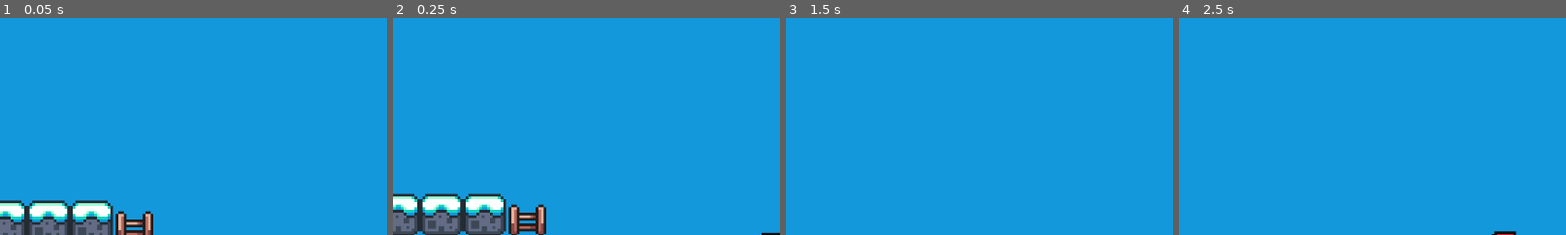
Above: before the commit, frames 1-4 (left to right).
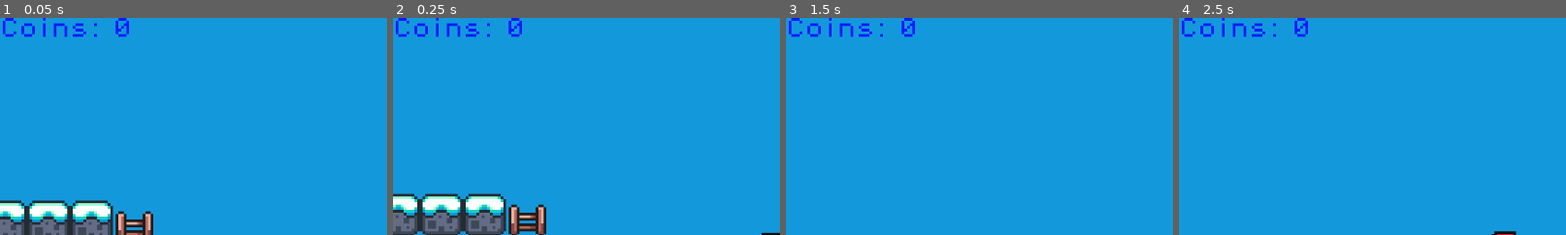
Above: after the commit, the same moments.

Repository: Ezennn/platformerMYR
Game: Godot game, scene res://scenes/level 1.tscn
Two runs of this game, one before a commit and one after it. Both use one fixed random seed, a clock stepped at 60 frames per second and the inputs below.
Inputs:
- Up to frame 1 (0.05 s): no input
- Up to frame 2 (0.25 s): no input
- Up to frame 3 (1.5 s): tap Enter at 0.5 s; hold Right (move_right) from 0.53 s (still down); tap C (dash) at 0.6 s; tap Space (jump) at 0.77, 0.8, 1.07, 1.35 s
- Up to frame 4 (2.5 s): tap Space (jump) at 1.52, 1.82, 2.3 s; tap C (dash) at 1.55, 2.1 s; release Right (move_right) at 2.03 s; hold Left (move_left) from 2.03 s (still down)
The pictures show only the part of the screen within x 0-50%, y 0-50%; the shares and areas given below are measured in that part.

The runs differ from the first frame. In frame 1, 0.8% of the frame differs, in the area x 0-34%, y 0-9%; in frame 2, 0.8%; in frame 3, 0.8%; in frame 4, 0.8%.

Commit message:
user-front-of-death-rect,-fix-improper-slime-hitbox-deletion-
make user appear in front of death rectangle
fixed some errors in ide due to improper deletion of slime hitboxes during runtime, replaced with disconnecting signals at runtime

Diff:
--- a/scenes/green_slime.tscn
+++ b/scenes/green_slime.tscn
@@ -93,10 +93,10 @@
 }]
 
 [sub_resource type="RectangleShape2D" id="RectangleShape2D_mp6ra"]
-size = Vector2(10, 9)
+size = Vector2(12, 9)
 
 [sub_resource type="RectangleShape2D" id="RectangleShape2D_0pvn7"]
-size = Vector2(8, 4.5)
+size = Vector2(8, 1)
 
 [sub_resource type="RectangleShape2D" id="RectangleShape2D_4q1e0"]
 size = Vector2(6, 10)
@@ -134,7 +134,7 @@
 collision_mask = 2
 
 [node name="Hitbox" type="CollisionShape2D" parent="HeadHitbox"]
-position = Vector2(0, -0.25)
+position = Vector2(0, -0.5)
 shape = SubResource("RectangleShape2D_0pvn7")
 
 [node name="PlayerDontSinkDeep" type="CollisionShape2D" parent="."]
--- a/scenes/killzone.tscn
+++ b/scenes/killzone.tscn
@@ -12,4 +12,5 @@
 ignore_time_scale = true
 
 [connection signal="body_entered" from="." to="." method="_on_body_entered"]
+[connection signal="player_death" from="." to="." method="_on_player_death"]
 [connection signal="timeout" from="Timer" to="." method="_on_timer_timeout"]
--- a/scenes/label_manager.tscn
+++ b/scenes/label_manager.tscn
@@ -1,12 +1,306 @@
-[gd_scene load_steps=3 format=3 uid="uid://uv5cdmohgonf"]
+[gd_scene load_steps=42 format=3 uid="uid://uv5cdmohgonf"]
 
 [ext_resource type="Script" uid="uid://bse1jlaj2rxju" path="res://scripts/label_manager.gd" id="1_itnma"]
 [ext_resource type="FontFile" uid="uid://cbt5xvtsjjscv" path="res://assets/fonts/PixelOperator8.ttf" id="2_6nuav"]
+[ext_resource type="Texture2D" uid="uid://g20jxsui8jgl" path="res://assets/sprites/knight.png" id="3_6nuav"]
+
+[sub_resource type="AtlasTexture" id="AtlasTexture_4r5pv"]
+atlas = ExtResource("3_6nuav")
+region = Rect2(0, 160, 32, 32)
+
+[sub_resource type="AtlasTexture" id="AtlasTexture_60mlk"]
+atlas = ExtResource("3_6nuav")
+region = Rect2(32, 160, 32, 32)
+
+[sub_resource type="AtlasTexture" id="AtlasTexture_i4ail"]
+atlas = ExtResource("3_6nuav")
+region = Rect2(64, 160, 32, 32)
+
+[sub_resource type="AtlasTexture" id="AtlasTexture_a38lo"]
+atlas = ExtResource("3_6nuav")
+region = Rect2(96, 160, 32, 32)
+
+[sub_resource type="AtlasTexture" id="AtlasTexture_4ni07"]
+atlas = ExtResource("3_6nuav")
+region = Rect2(128, 160, 32, 32)
+
+[sub_resource type="AtlasTexture" id="AtlasTexture_l71n6"]
+atlas = ExtResource("3_6nuav")
+region = Rect2(160, 160, 32, 32)
+
+[sub_resource type="AtlasTexture" id="AtlasTexture_ke2ow"]
+atlas = ExtResource("3_6nuav")
+region = Rect2(192, 160, 32, 32)
+
+[sub_resource type="AtlasTexture" id="AtlasTexture_ujl30"]
+atlas = ExtResource("3_6nuav")
+region = Rect2(224, 160, 32, 32)
+
+[sub_resource type="AtlasTexture" id="AtlasTexture_31cv2"]
+atlas = ExtResource("3_6nuav")
+region = Rect2(0, 224, 32, 32)
+
+[sub_resource type="AtlasTexture" id="AtlasTexture_pf23h"]
+atlas = ExtResource("3_6nuav")
+region = Rect2(32, 224, 32, 32)
+
+[sub_resource type="AtlasTexture" id="AtlasTexture_dt7fs"]
+atlas = ExtResource("3_6nuav")
+region = Rect2(64, 224, 32, 32)
+
+[sub_resource type="AtlasTexture" id="AtlasTexture_wqfne"]
+atlas = ExtResource("3_6nuav")
+region = Rect2(96, 224, 32, 32)
+
+[sub_resource type="AtlasTexture" id="AtlasTexture_wnwbv"]
+atlas = ExtResource("3_6nuav")
+region = Rect2(0, 192, 32, 32)
+
+[sub_resource type="AtlasTexture" id="AtlasTexture_gl8cc"]
+atlas = ExtResource("3_6nuav")
+region = Rect2(32, 192, 32, 32)
+
+[sub_resource type="AtlasTexture" id="AtlasTexture_487ah"]
+atlas = ExtResource("3_6nuav")
+region = Rect2(64, 192, 32, 32)
+
+[sub_resource type="AtlasTexture" id="AtlasTexture_md1ol"]
+atlas = ExtResource("3_6nuav")
+region = Rect2(96, 192, 32, 32)
+
+[sub_resource type="AtlasTexture" id="AtlasTexture_onrkg"]
+atlas = ExtResource("3_6nuav")
+region = Rect2(0, 0, 32, 32)
+
+[sub_resource type="AtlasTexture" id="AtlasTexture_i3pqv"]
+atlas = ExtResource("3_6nuav")
+region = Rect2(32, 0, 32, 32)
+
+[sub_resource type="AtlasTexture" id="AtlasTexture_hqtel"]
+atlas = ExtResource("3_6nuav")
+region = Rect2(64, 0, 32, 32)
+
+[sub_resource type="AtlasTexture" id="AtlasTexture_sweqy"]
+atlas = ExtResource("3_6nuav")
+region = Rect2(96, 0, 32, 32)
+
+[sub_resource type="AtlasTexture" id="AtlasTexture_g2els"]
+atlas = ExtResource("3_6nuav")
+region = Rect2(64, 160, 32, 32)
+
+[sub_resource type="AtlasTexture" id="AtlasTexture_qhqgy"]
+atlas = ExtResource("3_6nuav")
+region = Rect2(0, 64, 32, 32)
+
+[sub_resource type="AtlasTexture" id="AtlasTexture_dqkch"]
+atlas = ExtResource("3_6nuav")
+region = Rect2(32, 64, 32, 32)
+
+[sub_resource type="AtlasTexture" id="AtlasTexture_qlg0r"]
+atlas = ExtResource("3_6nuav")
+region = Rect2(64, 64, 32, 32)
+
+[sub_resource type="AtlasTexture" id="AtlasTexture_tuyoq"]
+atlas = ExtResource("3_6nuav")
+region = Rect2(96, 64, 32, 32)
+
+[sub_resource type="AtlasTexture" id="AtlasTexture_fjrip"]
+atlas = ExtResource("3_6nuav")
+region = Rect2(128, 64, 32, 32)
+
+[sub_resource type="AtlasTexture" id="AtlasTexture_smehm"]
+atlas = ExtResource("3_6nuav")
+region = Rect2(160, 64, 32, 32)
+
+[sub_resource type="AtlasTexture" id="AtlasTexture_ur7pv"]
+atlas = ExtResource("3_6nuav")
+region = Rect2(192, 64, 32, 32)
+
+[sub_resource type="AtlasTexture" id="AtlasTexture_y4r1p"]
+atlas = ExtResource("3_6nuav")
+region = Rect2(224, 64, 32, 32)
+
+[sub_resource type="AtlasTexture" id="AtlasTexture_d2wvv"]
+atlas = ExtResource("3_6nuav")
+region = Rect2(0, 96, 32, 32)
+
+[sub_resource type="AtlasTexture" id="AtlasTexture_3v2ag"]
+atlas = ExtResource("3_6nuav")
+region = Rect2(32, 96, 32, 32)
+
+[sub_resource type="AtlasTexture" id="AtlasTexture_jej6c"]
+atlas = ExtResource("3_6nuav")
+region = Rect2(64, 96, 32, 32)
+
+[sub_resource type="AtlasTexture" id="AtlasTexture_f1ej7"]
+atlas = ExtResource("3_6nuav")
+region = Rect2(96, 96, 32, 32)
+
+[sub_resource type="AtlasTexture" id="AtlasTexture_oprun"]
+atlas = ExtResource("3_6nuav")
+region = Rect2(128, 96, 32, 32)
+
+[sub_resource type="AtlasTexture" id="AtlasTexture_a8ls1"]
+atlas = ExtResource("3_6nuav")
+region = Rect2(160, 96, 32, 32)
+
+[sub_resource type="AtlasTexture" id="AtlasTexture_qfm1y"]
+atlas = ExtResource("3_6nuav")
+region = Rect2(192, 96, 32, 32)
+
+[sub_resource type="AtlasTexture" id="AtlasTexture_fulsm"]
+atlas = ExtResource("3_6nuav")
+region = Rect2(224, 96, 32, 32)
+
+[sub_resource type="SpriteFrames" id="SpriteFrames_6nuav"]
+animations = [{
+"frames": [{
+"duration": 1.0,
+"texture": SubResource("AtlasTexture_4r5pv")
+}, {
+"duration": 1.0,
+"texture": SubResource("AtlasTexture_60mlk")
+}, {
+"duration": 1.0,
+"texture": SubResource("AtlasTexture_i4ail")
+}, {
+"duration": 1.0,
+"texture": SubResource("AtlasTexture_a38lo")
+}, {
+"duration": 1.0,
+"texture": SubResource("AtlasTexture_4ni07")
+}, {
+"duration": 1.0,
+"texture": SubResource("AtlasTexture_l71n6")
+}, {
+"duration": 1.0,
+"texture": SubResource("AtlasTexture_ke2ow")
+}, {
+"duration": 1.0,
+"texture": SubResource("AtlasTexture_ujl30")
+}],
+"loop": false,
+"name": &"dash",
+"speed": 21.0
+}, {
+"frames": [{
+"duration": 1.0,
+"texture": SubResource("AtlasTexture_31cv2")
+}, {
+"duration": 1.0,
+"texture": SubResource("AtlasTexture_pf23h")
+}, {
+"duration": 1.0,
+"texture": SubResource("AtlasTexture_dt7fs")
+}, {
+"duration": 1.0,
+"texture": SubResource("AtlasTexture_wqfne")
+}],
+"loop": true,
+"name": &"dead",
+"speed": 6.0
+}, {
+"frames": [{
+"duration": 1.0,
+"texture": SubResource("AtlasTexture_wnwbv")
+}, {
+"duration": 1.0,
+"texture": SubResource("AtlasTexture_gl8cc")
+}, {
+"duration": 1.0,
+"texture": SubResource("AtlasTexture_487ah")
+}, {
+"duration": 1.0,
+"texture": SubResource("AtlasTexture_md1ol")
+}],
+"loop": true,
+"name": &"hit",
+"speed": 10.0
+}, {
+"frames": [{
+"duration": 1.0,
+"texture": SubResource("AtlasTexture_onrkg")
+}, {
+"duration": 1.0,
+"texture": SubResource("AtlasTexture_i3pqv")
+}, {
+"duration": 1.0,
+"texture": SubResource("AtlasTexture_hqtel")
+}, {
+"duration": 1.0,
+"texture": SubResource("AtlasTexture_sweqy")
+}],
+"loop": true,
+"name": &"idle",
+"speed": 10.0
+}, {
+"frames": [{
+"duration": 1.0,
+"texture": SubResource("AtlasTexture_g2els")
+}],
+"loop": true,
+"name": &"jump",
+"speed": 5.0
+}, {
+"frames": [{
+"duration": 1.0,
+"texture": SubResource("AtlasTexture_qhqgy")
+}, {
+"duration": 1.0,
+"texture": SubResource("AtlasTexture_dqkch")
+}, {
+"duration": 1.0,
+"texture": SubResource("AtlasTexture_qlg0r")
+}, {
+"duration": 1.0,
+"texture": SubResource("AtlasTexture_tuyoq")
+}, {
+"duration": 1.0,
+"texture": SubResource("AtlasTexture_fjrip")
+}, {
+"duration": 1.0,
+"texture": SubResource("AtlasTexture_smehm")
+}, {
+"duration": 1.0,
+"texture": SubResource("AtlasTexture_ur7pv")
+}, {
+"duration": 1.0,
+"texture": SubResource("AtlasTexture_y4r1p")
+}, {
+"duration": 1.0,
+"texture": SubResource("AtlasTexture_d2wvv")
+}, {
+"duration": 1.0,
+"texture": SubResource("AtlasTexture_3v2ag")
+}, {
+"duration": 1.0,
+"texture": SubResource("AtlasTexture_jej6c")
+}, {
+"duration": 1.0,
+"texture": SubResource("AtlasTexture_f1ej7")
+}, {
+"duration": 1.0,
+"texture": SubResource("AtlasTexture_oprun")
+}, {
+"duration": 1.0,
+"texture": SubResource("AtlasTexture_a8ls1")
+}, {
+"duration": 1.0,
+"texture": SubResource("AtlasTexture_qfm1y")
+}, {
+"duration": 1.0,
+"texture": SubResource("AtlasTexture_fulsm")
+}],
+"loop": true,
+"name": &"run",
+"speed": 12.0
+}]
 
 [node name="LabelManager" type="CanvasLayer"]
 script = ExtResource("1_itnma")
 
 [node name="ScoreLabel" type="Label" parent="."]
+z_index = -2
 anchors_preset = 15
 anchor_right = 1.0
 anchor_bottom = 1.0
@@ -17,10 +311,8 @@
 theme_override_font_sizes/font_size = 32
 text = "Coins: 0"
 autowrap_mode = 2
-metadata/_edit_use_anchors_ = true
 
 [node name="DeadLabel" type="Label" parent="."]
-z_index = 6
 anchors_preset = 15
 anchor_right = 1.0
 anchor_bottom = 1.0
@@ -33,10 +325,9 @@
 horizontal_alignment = 1
 vertical_alignment = 1
 autowrap_mode = 2
-metadata/_edit_use_anchors_ = true
 
 [node name="ColorRect" type="ColorRect" parent="."]
-z_index = 4
+z_index = -1
 anchors_preset = 15
 anchor_right = 1.0
 anchor_bottom = 1.0
@@ -44,4 +335,21 @@
 grow_vertical = 2
 color = Color(0.588235, 0.588235, 0.588235, 0.901961)
 
+[node name="TextureRect" type="TextureRect" parent="ColorRect"]
+layout_mode = 1
+anchors_preset = 15
+anchor_right = 1.0
+anchor_bottom = 1.0
+grow_horizontal = 2
+grow_vertical = 2
+expand_mode = 3
+stretch_mode = 5
+
+[node name="AnimatedSprite2D" type="AnimatedSprite2D" parent="ColorRect/TextureRect"]
+position = Vector2(557, 483)
+scale = Vector2(7.73437, 7.73437)
+sprite_frames = SubResource("SpriteFrames_6nuav")
+animation = &"dead"
+autoplay = "dead"
+
 [connection signal="ready" from="." to="." method="_on_ready"]
--- a/scenes/level 1.tscn
+++ b/scenes/level 1.tscn
@@ -10,7 +10,7 @@
 [ext_resource type="PackedScene" uid="uid://uv5cdmohgonf" path="res://scenes/label_manager.tscn" id="8_2sj2h"]
 [ext_resource type="PackedScene" uid="uid://dye557cuhntoy" path="res://scenes/red_(jump)_mushroom.tscn" id="9_2sj2h"]
 [ext_resource type="PackedScene" uid="uid://cf52cbj4eam28" path="res://scenes/pause_menu.tscn" id="10_dqu65"]
-[ext_resource type="Texture2D" uid="uid://0urp6fdlsafk" path="res://assets/Screens/imageedit_2_4695843659.png" id="11_bsmkr"]
+[ext_resource type="Texture2D" uid="uid://0urp6fdlsafk" path="res://assets/screens/imageedit_2_4695843659.png" id="11_bsmkr"]
 
 [sub_resource type="TileSetAtlasSource" id="TileSetAtlasSource_lnu2h"]
 texture = ExtResource("1_1uqwn")
@@ -311,10 +311,6 @@
 theme_override_font_sizes/font_size = 8
 text = "Space to jump "
 
-[node name="LabelManager" parent="." instance=ExtResource("8_2sj2h")]
-unique_name_in_owner = true
-visible = false
-
 [node name="Player" parent="." groups=["player"] instance=ExtResource("3_dqu65")]
 position = Vector2(438, 20)
 
@@ -343,4 +339,8 @@
 theme_override_icons/icon = ExtResource("11_bsmkr")
 script = SubResource("GDScript_3pdoh")
 
+[node name="LabelManager" parent="." instance=ExtResource("8_2sj2h")]
+unique_name_in_owner = true
+layer = 2
+
 [connection signal="pressed" from="CanvasLayer/PauseButton" to="CanvasLayer/Pause_Menu" method="_on_pause_button_pressed"]
--- a/scenes/menu.tscn
+++ b/scenes/menu.tscn
@@ -1,6 +1,6 @@
 [gd_scene load_steps=5 format=3 uid="uid://b2wboy6uv8wjp"]
 
-[ext_resource type="Script" uid="uid://pjjy6stj4pi1" path="res://scenes/menu.gd" id="1_yqeox"]
+[ext_resource type="Script" uid="uid://pjjy6stj4pi1" path="res://scripts/menu.gd" id="1_yqeox"]
 [ext_resource type="Texture2D" uid="uid://cos7ah2l5cyxe" path="res://assets/screens/background_pixelart.jpg" id="2_con2f"]
 [ext_resource type="FontFile" uid="uid://cbt5xvtsjjscv" path="res://assets/fonts/PixelOperator8.ttf" id="2_vjb58"]
 
--- a/scenes/options_menu.tscn
+++ b/scenes/options_menu.tscn
@@ -1,6 +1,6 @@
 [gd_scene load_steps=5 format=3 uid="uid://dbx8s8a3oa8hy"]
 
-[ext_resource type="Script" uid="uid://qf2wgijeqbxm" path="res://scenes/options_menu.gd" id="1_ijpji"]
+[ext_resource type="Script" uid="uid://qf2wgijeqbxm" path="res://scripts/options_menu.gd" id="1_ijpji"]
 [ext_resource type="FontFile" uid="uid://cbt5xvtsjjscv" path="res://assets/fonts/PixelOperator8.ttf" id="1_liyum"]
 [ext_resource type="Texture2D" uid="uid://ku8ufnit3tym" path="res://assets/screens/download.jpg" id="2_lfjc7"]
 [ext_resource type="PackedScene" uid="uid://dtgwrseav8ail" path="res://scenes/settings_tab_container.tscn" id="3_hm4m4"]
--- a/scripts/green_slime.gd
+++ b/scripts/green_slime.gd
@@ -7,13 +7,11 @@
 @onready var animated_sprite: AnimatedSprite2D = $AnimatedSprite2D
 @onready var head_hitbox: Area2D = $HeadHitbox
 
-func _ready():
-	head_hitbox.body_entered.connect(_on_head_hit)
-
 func _on_killzone_body_entered(body: Node2D) -> void:
-	remove_child($HeadHitbox)
+	$HeadHitbox.disconnect("body_entered", Callable(self, "_on_head_hit"))
 
 func _on_head_hit(body):
+	$Killzone.disconnect("body_entered", Callable(self, "_on_killzone_body_entered"))
 	remove_child($Killzone)
 	if body.has_method("enemy_bounce"):
 		body.enemy_bounce()
--- a/scripts/label_manager.gd
+++ b/scripts/label_manager.gd
@@ -19,3 +19,4 @@
 func _on_player_death() -> void:
 	$DeadLabel.visible = true
 	$ColorRect.visible = true
+	$ColorRect/TextureRect/AnimatedSprite2D.play("dead")
--- a/scripts/player.gd
+++ b/scripts/player.gd
@@ -45,7 +45,7 @@
 	is_on_wall_left = $RayCastLeft.get_collider() is TileMapLayer
 	is_on_wall_right = $RayCastRight.get_collider() is TileMapLayer
 
-func play_animation_with_priority(anim_name: String, duration: float = 0.0) -> void:
+func play_animation_with_priority(anim_name: String, duration: float = 0.0, sprite : AnimatedSprite2D = animated_sprite) -> void:
 	var priority = animation_priority.get(anim_name)
 	if priority < current_animation_priority:
 		# Current animation is higher priority, ignore
@@ -54,7 +54,7 @@
 	current_animation_priority = priority
 
 	if duration > 0:
-		play_animation_for_duration(anim_name, duration)
+		play_animation_for_duration(anim_name, duration, sprite)
 	else:
 		if animated_sprite.sprite_frames.has_animation(anim_name):
 			animated_sprite.play(anim_name)
@@ -75,8 +75,8 @@
 	audio_player.stream = preload("res://assets/sounds/hurt.wav")
 	audio_player.play()
 
-func play_animation_for_duration(anim_name: String, duration: float) -> void:
-	var frames = animated_sprite.sprite_frames
+func play_animation_for_duration(anim_name: String, duration: float, sprite : AnimatedSprite2D = animated_sprite) -> void:
+	var frames = sprite.sprite_frames
 	if not frames.has_animation(anim_name):
 		print("Animation not found:", anim_name)
 		return
@@ -86,7 +86,7 @@
 	var frame_count = frames.get_frame_count(anim_name)
 	var new_fps = frame_count / duration
 	frames.set_animation_speed(anim_name, new_fps)
-	animated_sprite.play(anim_name)
+	sprite.play(anim_name)
 
 func _on_animation_finished() -> void:
 	current_animation_priority = 0
@@ -108,7 +108,7 @@
 	if blocking_animation_playing:
 		return
 
-	var current_time = Time.get_ticks_msec() / 1000
+	var current_time = Time.get_ticks_msec() / 1000.0
 	var double_tap_dash_key_pressed = false
 
 	if Input.is_action_just_pressed("move_left"):
Not shown, changed: assets/Screens/download-removebg-preview.png.import
Not shown, changed: assets/Screens/imageedit_2_4695843659.png.import
Renamed: scenes/menu.gd -> scripts/menu.gd
Renamed: scenes/menu.gd.uid -> scripts/menu.gd.uid
Renamed: scenes/options_menu.gd -> scripts/options_menu.gd
Renamed: scenes/options_menu.gd.uid -> scripts/options_menu.gd.uid
